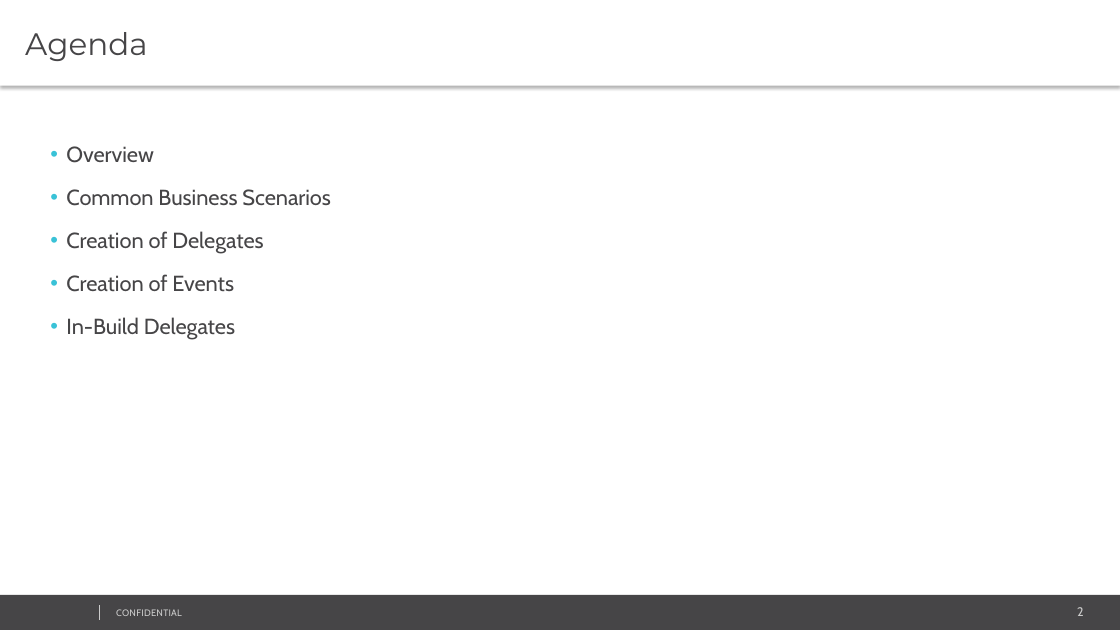
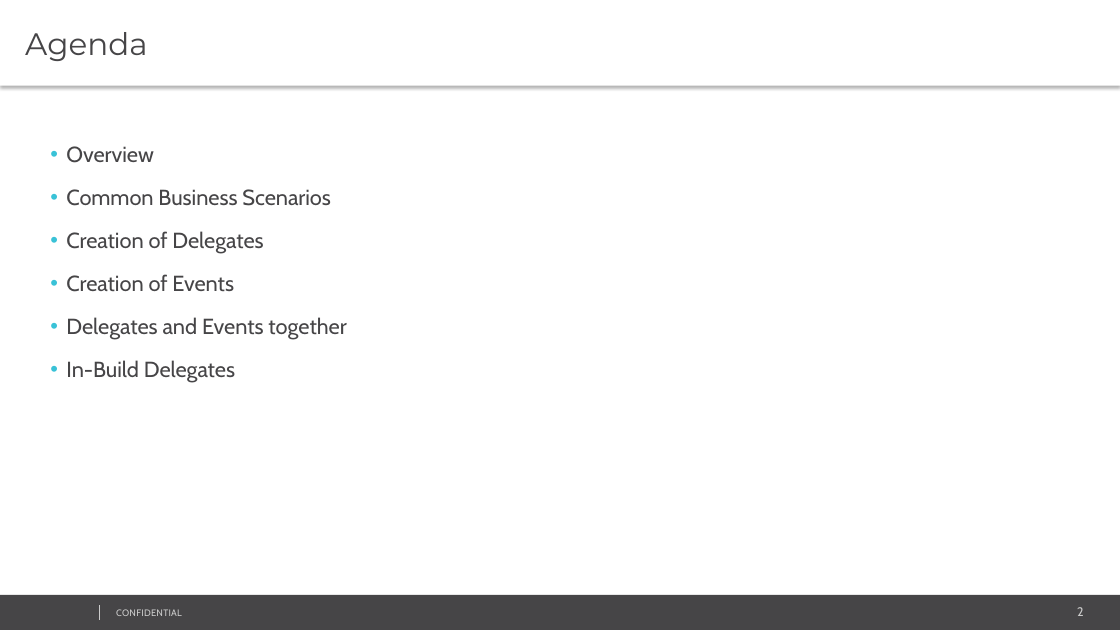
Before and after one commit to sampath42/Delegate_Events, a slide deck: slide 2 of M7/07 Delegates and Events.pptx. Drawn at 1120x630 pixels with LibreOffice and Linux fonts; fonts in the diff are those of the drawing; background and template pictures are left out. Boxes give left, top, right and bottom in pixels: in the first picture for what was removed or moved away, otherwise in the second. Text is boxed around its words. In the diff, an @@ line names an element or a change of style, - is before the commit and + after.

```diff
--- a/M7/07 Delegates and Events.pptx
+++ b/M7/07 Delegates and Events.pptx
@@ text at (66,317,346,340): paragraph added @@
+• Delegates and Events together
```
Also in this commit, not shown: 5 other slides changed, 4 slides added, 8 slides removed, 17 other files.
